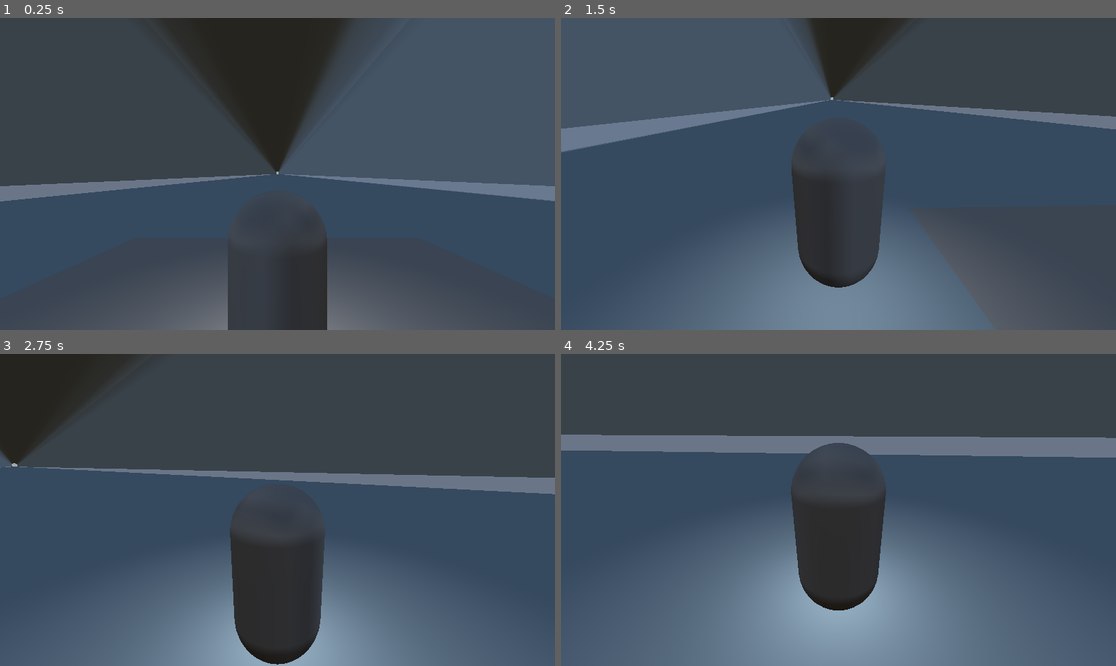
Above: before the commit, frames 1-4 (two rows, left to right).
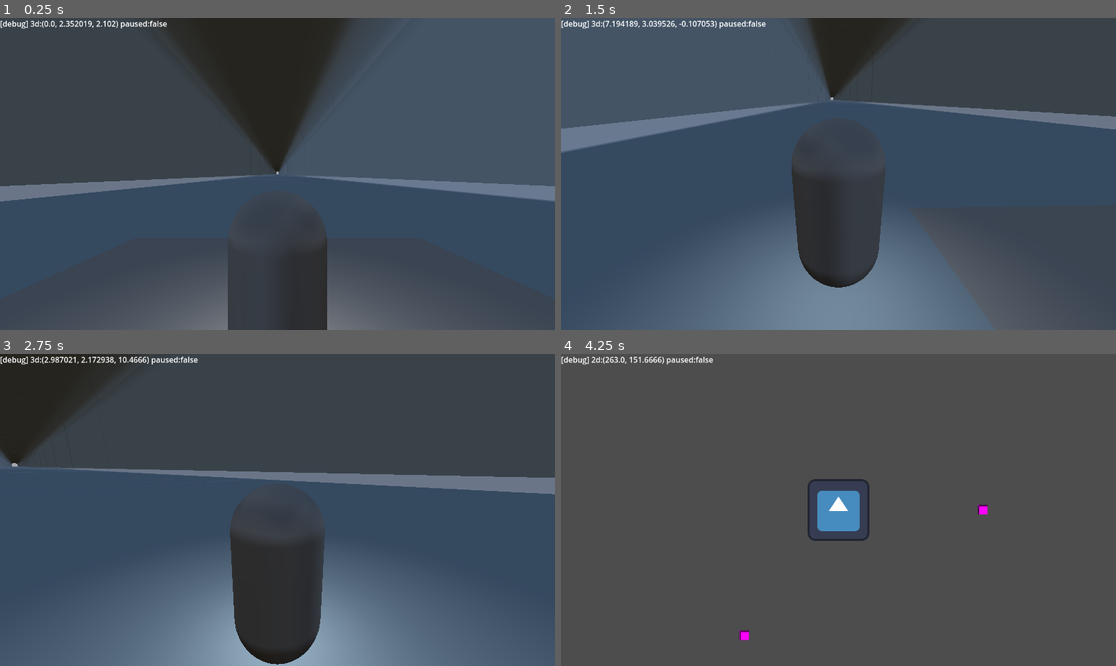
Above: after the commit, the same moments.

Repository: EzmaMeow/The_Rails_Below
Game: Godot game, scene res://Core/Scenes/StartScene.tscn
The game is run twice, just before and just after one commit, with the same random seed, the same clock (stepped at 60 frames per second) and the same inputs. The engine's default icon, where the game draws it, is replaced by a stand-in: a white triangle on a blue panel in a dark square.
Inputs (mouse positions are in pixels of both pictures, inside the frame that each line leads up to):
- Up to frame 1 (0.25 s): no input
- Up to frame 2 (1.5 s): tap Enter at 0.5 s; move the mouse to (960, 158) at 0.52 s; hold D (Right) 0.53-1.28 s; hold Space (Jump) 0.53-1.28 s; click (960, 158) at 0.67 s; move the mouse to (810, 174) at 1.27 s; hold W (Forward) from 1.28 s (still down); tap Space (Jump) at 1.35 s
- Up to frame 3 (2.75 s): keep holding W (Forward); tap Space (Jump) at 1.52, 1.82 s; move the mouse to (288, 503) at 2.02 s; hold Space (Jump) from 2.03 s (still down)
- Up to frame 4 (4.25 s): keep holding W (Forward); move the mouse to (832, 516) at 2.77 s; release Space (Jump) at 2.78 s; tap Space (Jump) at 2.85, 3.02, 3.32 s; move the mouse to (877, 513) at 3.52 s; hold Space (Jump) from 3.53 s (still down); tap ` (Debug, bound only after the commit) at 4.15 s

The runs differ from the first frame. In frame 1, 0.4% of the frame differs, in the area x 0-59%, y 0-52%; in frame 2, 0.4%; in frame 3, 0.4%; in frame 4, 48%, in the area x 0-100%, y 0-100%.

Commit message:
update
Started adding different modes and decided to use groups to trigger switching between 2d, 3d, and menu state.

Diff:
--- /dev/null
+++ b/Assets/Test_Material3D.tres
@@ -0,0 +1,7 @@
+[gd_resource type="StandardMaterial3D" load_steps=2 format=3 uid="uid://cb0gwkueore3b"]
+
+[ext_resource type="Texture2D" uid="uid://pjp4m4m2jki5" path="res://Assets/TunnelSegmentTexture.png" id="1_xwdtp"]
+
+[resource]
+resource_name = "Material.001"
+albedo_texture = ExtResource("1_xwdtp")
--- a/Assets/TunnelSegment.tres
+++ b/Assets/TunnelSegment.tres
@@ -1,11 +1,6 @@
-[gd_resource type="ArrayMesh" load_steps=4 format=4 uid="uid://wf154a2cpvaj"]
+[gd_resource type="ArrayMesh" load_steps=3 format=4 uid="uid://wf154a2cpvaj"]
 
-[ext_resource type="Texture2D" uid="uid://pjp4m4m2jki5" path="res://Assets/TunnelSegmentTexture.png" id="1_4a1ql"]
-
-[sub_resource type="StandardMaterial3D" id="StandardMaterial3D_h3p2q"]
-resource_name = "Material.001"
-albedo_texture = ExtResource("1_4a1ql")
-texture_filter = 0
+[ext_resource type="Material" uid="uid://cb0gwkueore3b" path="res://Assets/Test_Material3D.tres" id="1_4a1ql"]
 
 [sub_resource type="ArrayMesh" id="ArrayMesh_ide04"]
 _surfaces = [{
@@ -31,7 +26,7 @@
 "index_count": 1680,
 "index_data": PackedByteArray("7QBNAOEA7QBMAE0A7gDtAOEA7gDhAN8A7wBMAO0A7wBOAEwA4gDtAO4A4gDvAO0A8ADuAN8A8ADfAPEA8gDiAO4A …(4395 unchanged characters)…
 "lods": [1e-10, PackedByteArray("hAAuAFgAhAAwAC4AWAAuACkAhQCEAFgAWAApAFoAhQBYAFsAWwBYAFoAWgApACMAhgCFAFsAWgAjAIcAhwAjAC …(4356 unchanged characters)…
-"material": SubResource("StandardMaterial3D_h3p2q"),
+"material": ExtResource("1_4a1ql"),
 "name": "Material.001",
 "primitive": 3,
 "uv_scale": Vector4(0, 0, 0, 0),
--- a/Characters/Scenes/Player2D.tscn
+++ b/Characters/Scenes/Player2D.tscn
@@ -1,9 +1,10 @@
-[gd_scene load_steps=7 format=3 uid="uid://bldb21uaagsf3"]
+[gd_scene load_steps=8 format=3 uid="uid://bldb21uaagsf3"]
 
 [ext_resource type="Script" uid="uid://dieeudwhj8blw" path="res://Characters/Scripts/Character2D.gd" id="1_jl12s"]
 [ext_resource type="Texture2D" uid="uid://b3qyc0gej8mw2" path="res://icon.svg" id="2_ggryl"]
 [ext_resource type="Resource" uid="uid://d2ekwkehv68ur" path="res://Controllers/Resources/Player_Controller2D.tres" id="2_jrbxw"]
 [ext_resource type="Script" uid="uid://bgxnrxj2reuv1" path="res://Characters/Character_States/Scripts/Character_State.gd" id="3_jrbxw"]
+[ext_resource type="Script" uid="uid://bcb5a2c5afans" path="res://Core/Scripts/2DGameCamera.gd" id="5_nincf"]
 
 [sub_resource type="Resource" id="Resource_nincf"]
 script = ExtResource("3_jrbxw")
@@ -26,4 +27,5 @@
 [node name="Sprite2D" type="Sprite2D" parent="."]
 texture = ExtResource("2_ggryl")
 
-[node name="Camera2D" type="Camera2D" parent="."]
+[node name="Camera2D" type="Camera2D" parent="." groups=["Game2D"]]
+script = ExtResource("5_nincf")
--- a/Characters/Scenes/Player3D.tscn
+++ b/Characters/Scenes/Player3D.tscn
@@ -1,8 +1,9 @@
-[gd_scene load_steps=6 format=3 uid="uid://bsytbtrsoilo3"]
+[gd_scene load_steps=7 format=3 uid="uid://bsytbtrsoilo3"]
 
 [ext_resource type="Script" uid="uid://bs0arnhdfdqi2" path="res://Characters/Scripts/Character3D.gd" id="1_hdh21"]
 [ext_resource type="Resource" uid="uid://d4gpjejodtup4" path="res://Controllers/Resources/Player_Controller3D.tres" id="2_y7pdn"]
 [ext_resource type="Texture2D" uid="uid://b3qyc0gej8mw2" path="res://icon.svg" id="3_hpvg1"]
+[ext_resource type="Script" uid="uid://b64hoalc8whl1" path="res://Core/Scripts/3DGameCamera.gd" id="4_teitn"]
 
 [sub_resource type="CapsuleMesh" id="CapsuleMesh_waixg"]
 
@@ -26,8 +27,9 @@
 billboard = 2
 texture = ExtResource("3_hpvg1")
 
-[node name="Camera3D" type="Camera3D" parent="."]
+[node name="Camera3D" type="Camera3D" parent="." groups=["Game3D"]]
 transform = Transform3D(1, 0, 0, 0, 1, 0, 0, 0, 1, 0, 1.1721176, 2.102)
 current = true
+script = ExtResource("4_teitn")
 
 [node name="OmniLight3D" type="OmniLight3D" parent="."]
--- /dev/null
+++ b/Core/Scenes/GUI.tscn
@@ -0,0 +1,7 @@
+[gd_scene load_steps=2 format=3 uid="uid://d2p7ha6lritfw"]
+
+[ext_resource type="Script" uid="uid://bev0lkqcqsnud" path="res://Core/Scripts/GUI.gd" id="1_u4jti"]
+
+[node name="GUI" type="CanvasLayer" groups=["GUI"]]
+process_mode = 3
+script = ExtResource("1_u4jti")
--- a/Core/Scenes/Game.tscn
+++ b/Core/Scenes/Game.tscn
@@ -1,11 +1,11 @@
 [gd_scene load_steps=4 format=3 uid="uid://b0ahmvcgpdcmr"]
 
-[ext_resource type="Script" uid="uid://7dbt4efwn62b" path="res://Core/Scripts/Game_Script.gd" id="1_kcles"]
+[ext_resource type="Script" uid="uid://7dbt4efwn62b" path="res://Core/Scripts/Game.gd" id="1_kcles"]
 [ext_resource type="Resource" uid="uid://d4gpjejodtup4" path="res://Controllers/Resources/Player_Controller3D.tres" id="2_1wuet"]
 [ext_resource type="Resource" uid="uid://d2ekwkehv68ur" path="res://Controllers/Resources/Player_Controller2D.tres" id="2_b6wtk"]
 
 [node name="Game" type="Node"]
+process_mode = 3
 script = ExtResource("1_kcles")
 player_controller2D = ExtResource("2_b6wtk")
 player_controller3D = ExtResource("2_1wuet")
-player_controller = ExtResource("2_1wuet")
--- /dev/null
+++ b/Core/Scenes/HUD.tscn
@@ -0,0 +1,11 @@
+[gd_scene load_steps=2 format=3 uid="uid://b8d6qnfkeijga"]
+
+[ext_resource type="Script" uid="uid://m1h3r3k70nna" path="res://Core/Scripts/HUD.gd" id="1_yxia8"]
+
+[node name="Hud" type="CanvasLayer" groups=["HUD"]]
+process_mode = 3
+script = ExtResource("1_yxia8")
+
+[node name="DebugInfo" type="Label" parent="."]
+offset_right = 236.0
+offset_bottom = 229.0
--- a/Core/Scenes/StartScene.tscn
+++ b/Core/Scenes/StartScene.tscn
@@ -1,8 +1,11 @@
-[gd_scene load_steps=13 format=3 uid="uid://canjrfuduiiu1"]
+[gd_scene load_steps=16 format=3 uid="uid://canjrfuduiiu1"]
 
 [ext_resource type="PackedScene" uid="uid://bsytbtrsoilo3" path="res://Characters/Scenes/Player3D.tscn" id="1_kgr87"]
+[ext_resource type="Script" uid="uid://cd0g7asko0pm2" path="res://Core/Scripts/3DGame.gd" id="1_pyebi"]
 [ext_resource type="PackedScene" uid="uid://sf833l73p4ho" path="res://Objects/Scenes/MovingTunnel.tscn" id="3_i2hex"]
 [ext_resource type="PackedScene" uid="uid://bldb21uaagsf3" path="res://Characters/Scenes/Player2D.tscn" id="3_x37uu"]
+[ext_resource type="Script" uid="uid://0ky7j2g8qmuw" path="res://Core/Scripts/2DGame.gd" id="4_6hyx1"]
+[ext_resource type="PackedScene" uid="uid://b8d6qnfkeijga" path="res://Core/Scenes/HUD.tscn" id="4_x37uu"]
 
 [sub_resource type="PlaneMesh" id="PlaneMesh_kgr87"]
 size = Vector2(10, 10)
@@ -31,9 +34,12 @@
 [sub_resource type="PlaceholderTexture2D" id="PlaceholderTexture2D_pyebi"]
 size = Vector2(20, 20)
 
-[node name="StartScene" type="Node"]
+[node name="StartScene" type="Node" groups=["MainGame"]]
 
-[node name="3DLevel" type="Node3D" parent="." groups=["3DLevel"]]
+[node name="Hud" parent="." instance=ExtResource("4_x37uu")]
+
+[node name="3DLevel" type="Node3D" parent="." groups=["Game3D"]]
+script = ExtResource("1_pyebi")
 
 [node name="MovingTunnel" parent="3DLevel" instance=ExtResource("3_i2hex")]
 segment_count = 100
@@ -74,8 +80,9 @@
 [node name="Character3D" parent="3DLevel" instance=ExtResource("1_kgr87")]
 transform = Transform3D(1, 0, 0, 0, 1, 0, 0, 0, 1, 0, 1.0045921, 0)
 
-[node name="2DLevel" type="Node2D" parent="." groups=["2DLevel"]]
+[node name="2DLevel" type="Node2D" parent="." groups=["Game2D"]]
 visible = false
+script = ExtResource("4_6hyx1")
 
 [node name="StaticBody2D" type="StaticBody2D" parent="2DLevel"]
 position = Vector2(562, 151)
--- /dev/null
+++ b/Core/Scripts/2DGame.gd
@@ -0,0 +1,11 @@
+extends Node2D
+
+@export var active_process_mode := Node.PROCESS_MODE_INHERIT
+@export var inactive_process_mode := Node.PROCESS_MODE_DISABLED
+
+func active(set_active:bool = true):
+	visible = set_active
+	if set_active:
+		process_mode = active_process_mode
+	else:
+		process_mode = inactive_process_mode
--- /dev/null
+++ b/Core/Scripts/2DGameCamera.gd
@@ -0,0 +1,4 @@
+extends Camera2D
+
+func active(set_active:bool = true):
+	enabled = set_active
--- /dev/null
+++ b/Core/Scripts/3DGame.gd
@@ -0,0 +1,11 @@
+extends Node3D
+
+@export var active_process_mode := Node.PROCESS_MODE_INHERIT
+@export var inactive_process_mode := Node.PROCESS_MODE_DISABLED
+
+func active(set_active:bool = true):
+	visible = set_active
+	if set_active:
+		process_mode = active_process_mode
+	else:
+		process_mode = inactive_process_mode
--- /dev/null
+++ b/Core/Scripts/3DGameCamera.gd
@@ -0,0 +1,4 @@
+extends Camera3D
+
+func active(set_active:bool = true):
+	current = set_active
--- /dev/null
+++ b/Core/Scripts/GUI.gd
@@ -0,0 +1,7 @@
+#The UI layer for display info over the game viewport and handle shared
+#input logic.
+#NOTE: not all UI may be handle here.
+#NOTE: this should run self contain using only what is given to it. It is
+#usally a autoload because of this, but do not nessary need to be if resources
+#and objects are used to created indirect connections
+extends CanvasLayer
--- /dev/null
+++ b/Core/Scripts/Game.gd
@@ -0,0 +1,72 @@
+#This handles setting up the game's resources and the game lifetime
+#NOTE: it can be an autoload since it should live as long as the game
+#is active, but it should not be interacted with directly. resources, groups
+#and signals should be used instead
+extends Node
+
+@export var player_controller2D: Controller2D
+@export var player_controller3D: Controller3D
+var player_controller: Controller_Base
+var cooldown : float = 0.0
+
+func _unhandled_input(event: InputEvent) -> void:
+	if (event is InputEventMouseButton):
+		Input.set_mouse_mode(Input.MOUSE_MODE_CAPTURED)
+	elif (event.is_action_pressed("ui_cancel")):
+		#TODO: add more check so this work with menu or the correct mode
+		#like have a state for if in menu or not and then handle the cases that way
+		Input.set_mouse_mode(Input.MOUSE_MODE_VISIBLE)
+	if (Input.get_mouse_mode() == Input.MOUSE_MODE_CAPTURED
+		and event is InputEventMouseMotion
+		and !get_tree().paused
+	):
+		if (player_controller as Controller3D):
+			player_controller.rotate(Vector3.UP,-event.relative.y * 0.01)
+			player_controller.rotate(Vector3.RIGHT,-event.relative.x * 0.01)
+	if (event.is_action_pressed("Jump")):
+		if (player_controller as Controller3D):
+			(player_controller as Controller3D).jump(event.get_action_strength('Jump'))
+
+	if (event.is_action_pressed("Debug") and cooldown <= 0.0):
+		#NOTE: could use the game2d/3d group calls with the player
+		#character instead of the controller. a;so could
+		#not change the camera focus, but would need to mask
+		#the 3d world and well can not tell which world is active
+		#since both are.
+		if (player_controller as Controller3D):
+			player_controller = player_controller2D
+			get_tree().call_group("Game3D", "active",false)
+			get_tree().call_group("Game2D", "active",true)
+
+		else:
+			player_controller = player_controller3D
+			get_tree().call_group("Game2D", "active",false)
+			get_tree().call_group("Game3D", "active",true)
+		cooldown = 0.5
+	if (event.is_action_pressed("Menu")):
+		if (get_tree().paused):
+			get_tree().paused = false
+			get_tree().call_group("GUI", "active",true)
+		else:
+			get_tree().paused = true
+			get_tree().call_group("GUI", "active",false)
+
+
+
+
+func _physics_process(_delta: float) -> void:
+	if (player_controller as Controller3D):
+		#mappint to godot directiom of (right, up, -forward)
+		player_controller.move_direction = Vector3(
+			Input.get_axis('Left','Right'),0.0, -Input.get_axis('Back','Forward')
+		)
+	elif (player_controller as Controller2D):
+		player_controller.move_direction = Vector2(
+			Input.get_axis('Left','Right'),-Input.get_axis('Back','Forward')
+		)
+	if (cooldown > 0.0):
+		cooldown -= _delta
+
+
+func _ready() -> void:
+	player_controller = player_controller3D
--- /dev/null
+++ b/Core/Scripts/HUD.gd
@@ -0,0 +1,14 @@
+extends CanvasLayer
+
+func _process(delta: float) -> void:
+	var debug_text = '[debug]'
+	var is_3D: bool = false
+	if get_viewport().get_camera_3d():
+		if get_viewport().get_camera_3d().current:
+			debug_text += str(' 3d:',get_viewport().get_camera_3d().global_position)
+			is_3D = true
+	if get_viewport().get_camera_2d() and !is_3D:
+		if get_viewport().get_camera_2d().is_current():
+			debug_text += str(' 2d:',get_viewport().get_camera_2d().global_position)
+	get_tree().paused
+	$DebugInfo.text = str(debug_text, ' paused:', get_tree().paused)
--- a/Objects/Scripts/Moving_Tunnel.gd
+++ b/Objects/Scripts/Moving_Tunnel.gd
@@ -27,7 +27,6 @@
 func _physics_process(delta: float) -> void:
 	var half_size := segment_length * 0.5 * segment_count
 	if (step > segment_length):
-		return
 		step = 0
 	else:
 		step += speed * delta
--- a/project.godot
+++ b/project.godot
@@ -17,13 +17,16 @@
 
 [autoload]
 
-UI="*res://Core/Scenes/UI.tscn"
+GUI="*res://Core/Scenes/GUI.tscn"
 Game="*res://Core/Scenes/Game.tscn"
 
 [global_group]
 
-2DLevel=""
-3DLevel=""
+MainGame="Scenes that handles any of the game logic"
+Game3D="Scenes that handles the 3D game logic."
+Game2D="Scenes that handles the 2D game logic."
+GUI="Scenes that handles the GUI"
+HUD="Scenes that handles the HUD"
 
 [input]
 
@@ -59,6 +62,11 @@
 }
 Debug={
 "deadzone": 0.2,
+"events": [Object(InputEventKey,"resource_local_to_scene":false,"resource_name":"","device":-1,"window_id":0,"alt_pressed":false,"shift_pressed":false,"ctrl_pressed":false,"meta_pressed":false,"pressed":false,"keycode":0,"physical_keycode":96,"key_label":0,"unicode":96,"location":0,"echo":false,"script":null)
+]
+}
+Menu={
+"deadzone": 0.2,
 "events": [Object(InputEventKey,"resource_local_to_scene":false,"resource_name":"","device":-1,"window_id":0,"alt_press …(195 unchanged characters)…
 ]
 }
Not shown, added: Core/Scripts/2DGame.gd.uid
Not shown, added: Core/Scripts/2DGameCamera.gd.uid
Not shown, added: Core/Scripts/3DGame.gd.uid
Not shown, added: Core/Scripts/3DGameCamera.gd.uid
Not shown, added: Core/Scripts/GUI.gd.uid
Not shown, added: Core/Scripts/Game.gd.uid
Not shown, added: Core/Scripts/HUD.gd.uid
